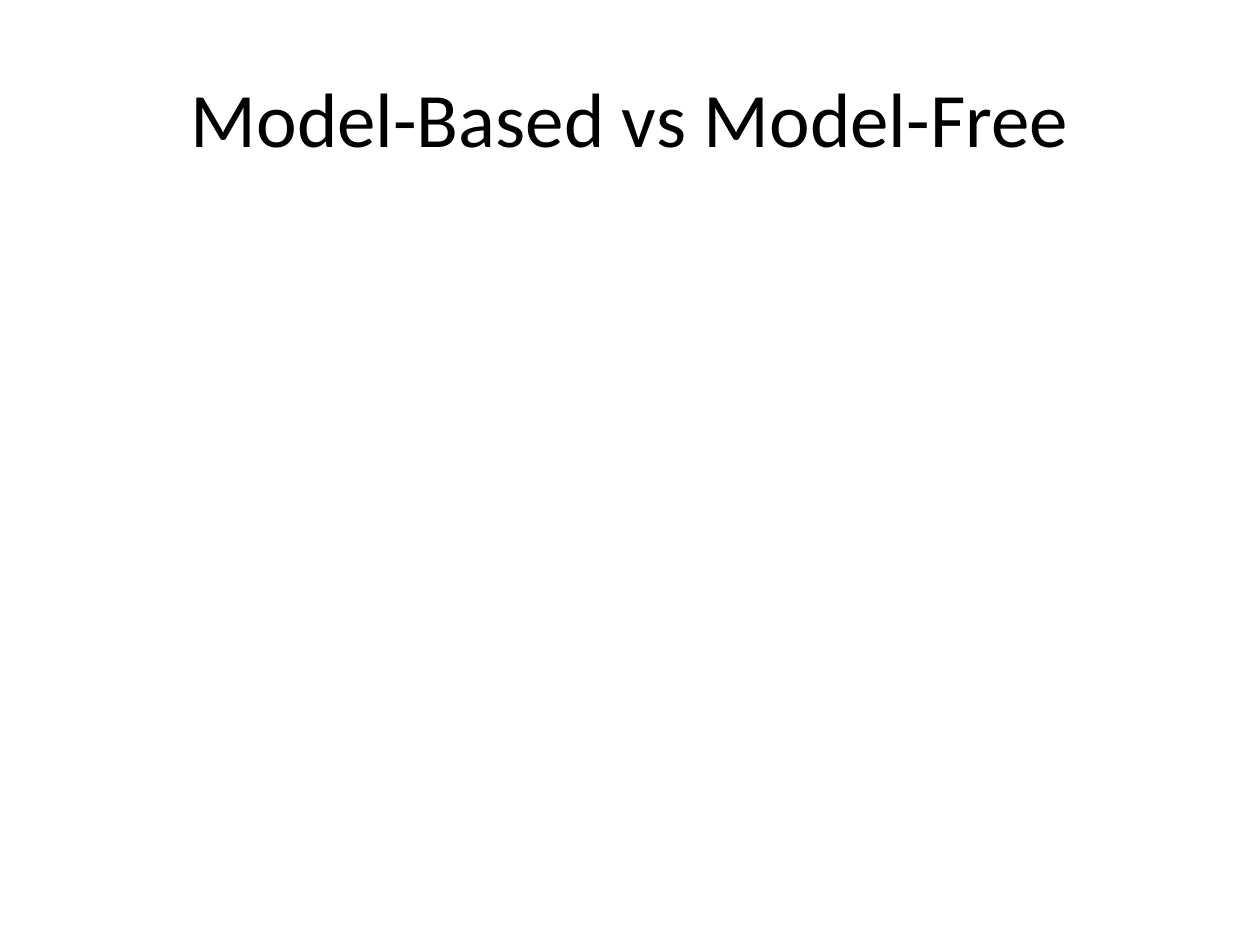
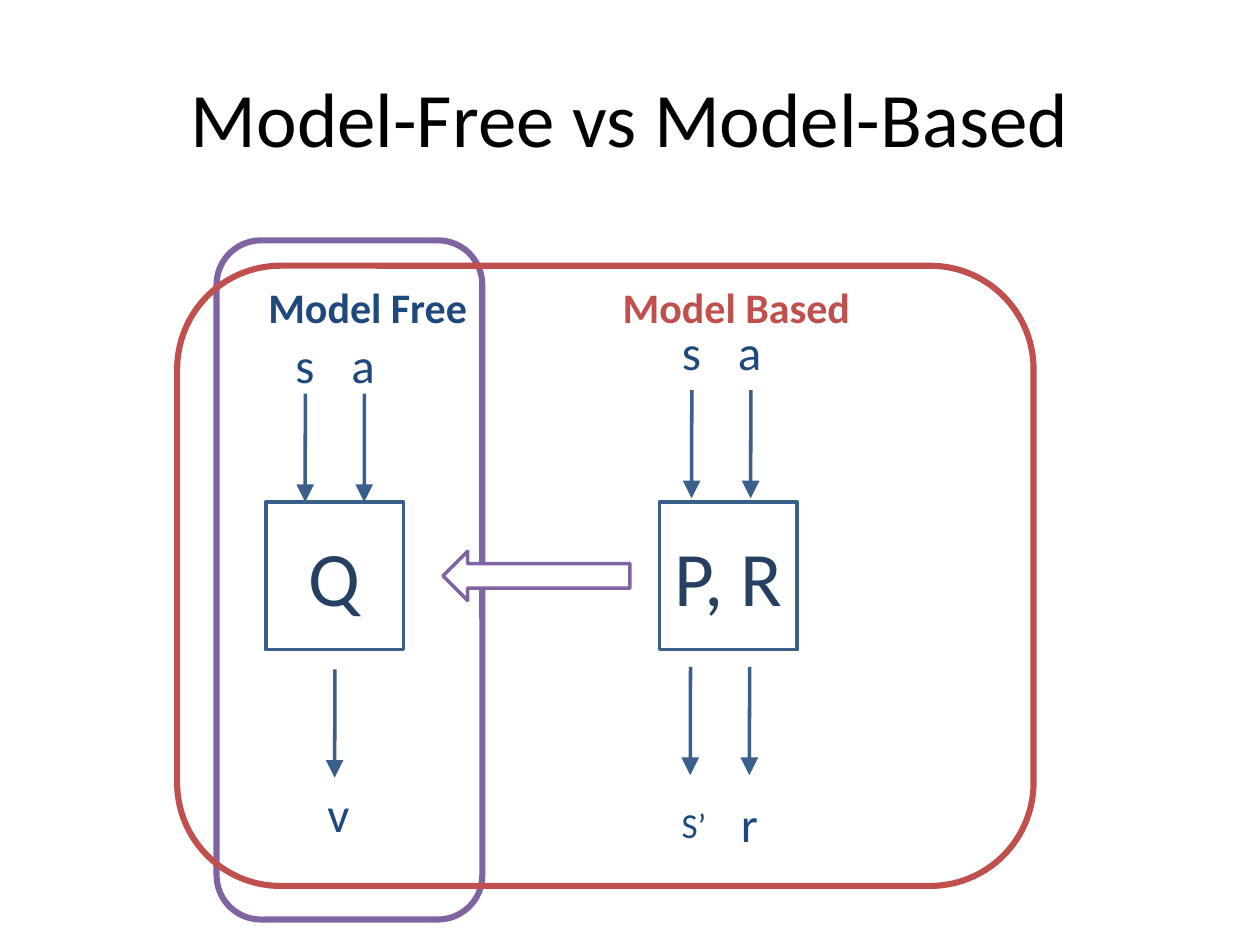
Before and after one commit to lono175/Thesis, a slide deck: slide 5 of OptimalPlanning.pptx (slide 3 before the commit). Drawn at 1260x945 pixels with LibreOffice and Linux fonts; fonts in the diff are those of the drawing. Boxes give left, top, right and bottom in pixels: in the first picture for what was removed or moved away, otherwise in the second. Text is boxed around its words. In the diff, an @@ line names an element or a change of style, - is before the commit and + after.

```diff
--- a/OptimalPlanning.pptx
+++ b/OptimalPlanning.pptx
@@ title at <box>191,93,1068,148</box>: text changed @@
-Model-Based vs Model-Free
+Model-Free vs Model-Based
@@ rounded rectangle added at <box>178,266,1034,886</box>, outline #C0504D 3.5 pt @@
@@ rounded rectangle added at <box>217,241,483,920</box>, outline #8064A2 3.5 pt @@
@@ text added at <box>268,293,467,324</box>, 24 pt, text #1F497D, bold @@
+Model Free
@@ text added at <box>623,293,850,324</box>, 24 pt, text #C0504D, bold @@
+Model Based
@@ text added at <box>295,359,314,395</box>, 28 pt, text #1F497D @@
+s
@@ text added at <box>351,359,374,395</box>, 28 pt, text #1F497D @@
+a
@@ text added at <box>682,346,701,371</box>, 28 pt, text #1F497D @@
+s
@@ text added at <box>738,346,761,371</box>, 28 pt, text #1F497D @@
+a
@@ arrow added from (305, 393) to (305, 501), #3A5F8C 2 pt @@
@@ arrow added from (364, 393) to (364, 501), #3A5F8C 2 pt @@
@@ arrow added from (692, 391) to (692, 499), #3A5F8C 2 pt @@
@@ arrow added from (751, 391) to (751, 499), #3A5F8C 2 pt @@
@@ rectangle added at <box>266,501,403,649</box>, outline #3A5F8C 2 pt, 44 pt, text #254061 @@
+Q
@@ rectangle added at <box>659,501,796,649</box>, outline #3A5F8C 2 pt, 44 pt, text #254061 @@
+P, R
@@ left arrow added at <box>444,552,630,601</box>, fill #FFFFFF, outline #8064A2 2 pt @@
@@ arrow added from (335, 669) to (335, 777), #3A5F8C 2 pt @@
@@ arrow added from (690, 667) to (690, 775), #3A5F8C 2 pt @@
@@ arrow added from (750, 667) to (750, 775), #3A5F8C 2 pt @@
@@ text added at <box>327,808,349,832</box>, 28 pt, text #1F497D @@
+v
@@ text added at <box>682,813,707,839</box>, 20 pt, text #1F497D @@
+S’
@@ text added at <box>741,818,758,842</box>, 28 pt, text #1F497D @@
+r
```
Also in this commit, not shown: 9 other slides changed, 26 slides added, 1 slide removed.
